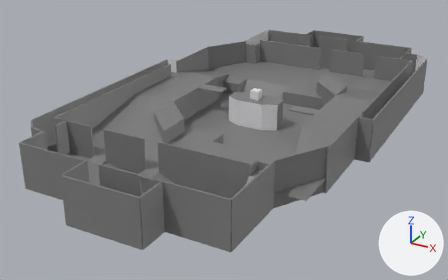
A saved change to the glTF model Assets/World/LevelModules/CanvasMap.glb.
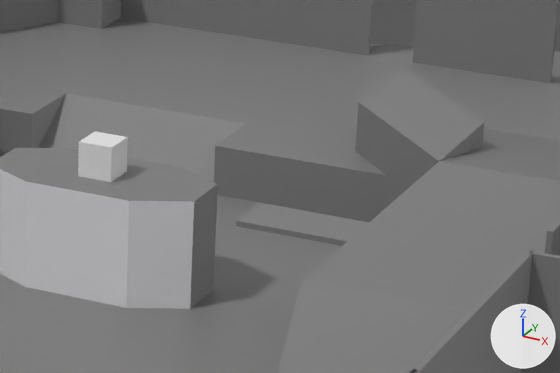
Each version appears first whole from a 50 mm lens placed at (37.8, -78.6, 35.4), pointed at (-3.7, -3.1, -2.4), and next in a close-up on the part from 52% to 81% of the width and 20% to 52% of the height. The lights are fixed; the arrows at lower right show +X, +Y and +Z. Where no turn or scale is listed for an object, it has been applied to the vertices.
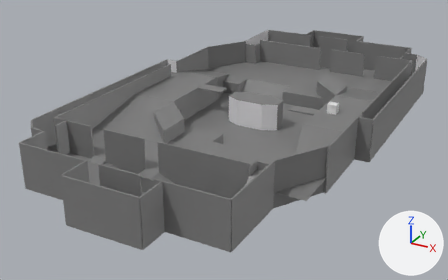
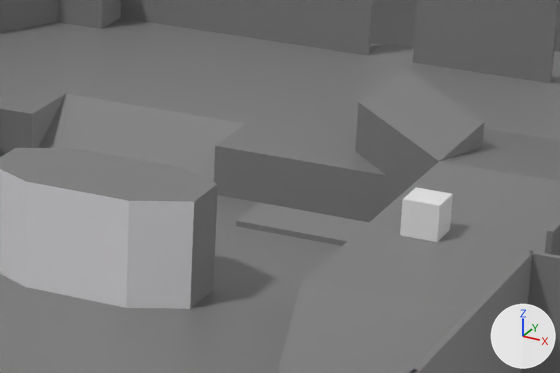
Changed parts and their boxes (x1, y1, x2, y2) in the close-ups (560 x 373 px):
'SO_FLAG_SPAWN_COMMON', moved
    before: (78, 131, 128, 182)
    after: (400, 187, 453, 242)

The change, as a diff of the scene's bpy script:
```diff
--- a/Assets/World/LevelModules/CanvasMap.glb.py
+++ b/Assets/World/LevelModules/CanvasMap.glb.py
@@ ob_so_flag_spawn_common @@
 ob_so_flag_spawn_common = bpy.data.objects.new('SO_FLAG_SPAWN_COMMON', me_cube_039)
-ob_so_flag_spawn_common.location = (0.0, 0.0, 4.64)
+ob_so_flag_spawn_common.location = (11.98, 0.0, 4.64)
```
